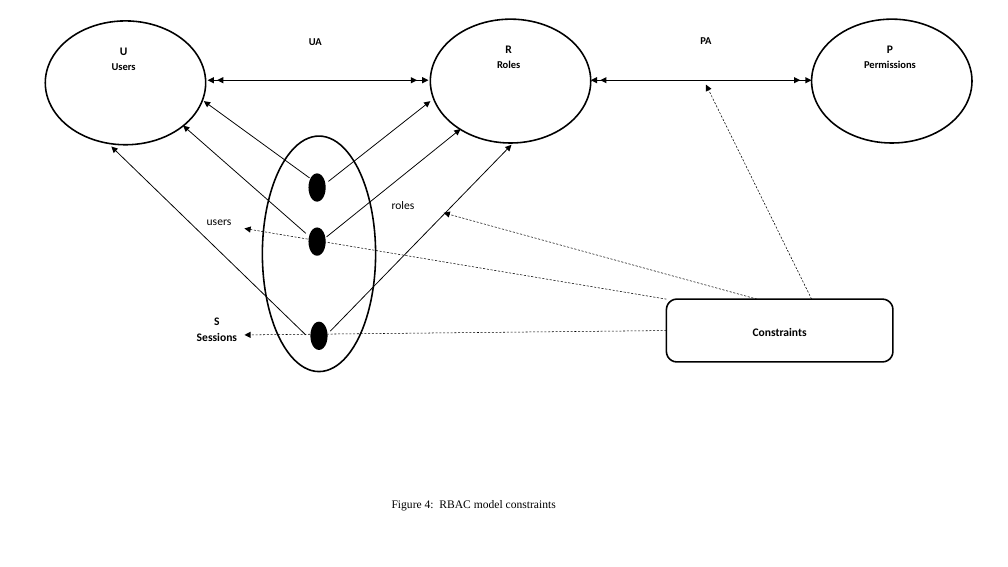
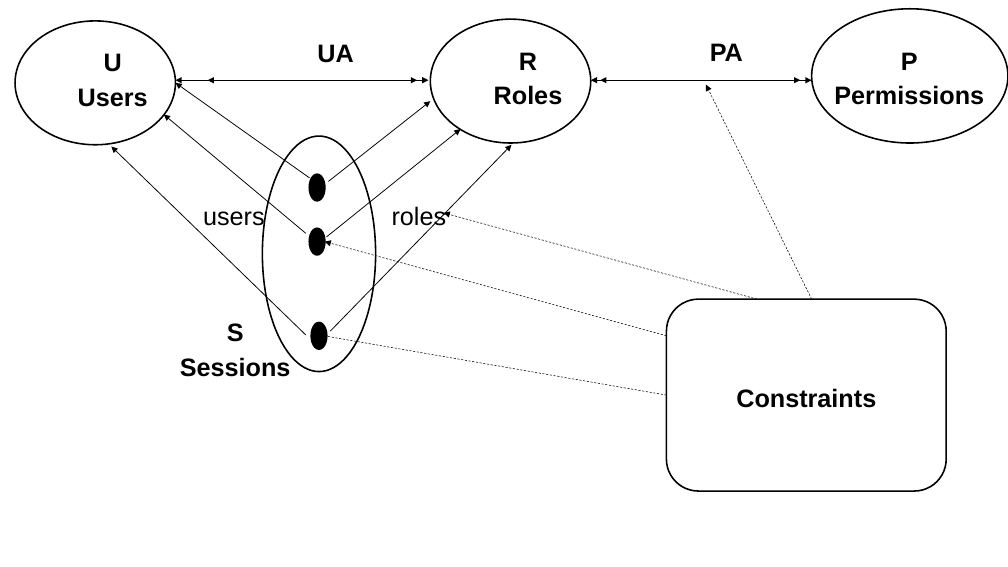
Before and after one commit to benjaminaziz/KAOS-B, a slide deck: slide 4 of Figures_Full Slides.pptx. Drawn at 1008x567 pixels with LibreOffice and Linux fonts; fonts in the diff are those of the drawing. Boxes give left, top, right and bottom in pixels: in the first picture for what was removed or moved away, otherwise in the second. Text is boxed around its words. In the diff, an @@ line names an element or a change of style, - is before the commit and + after.

```diff
--- a/Figures_Full Slides.pptx
+++ b/Figures_Full Slides.pptx
@@ ellipse: place and size @@
-ellipse at <box>45,21,206,145</box>
+ellipse at <box>15,21,175,145</box>
@@ text "UA" at <box>317,44,353,63</box>: size 10 to 24 pt, font Calibri to Arial @@
@@ text "PA" at <box>710,43,743,61</box>: size 10 to 24 pt, font Calibri to Arial @@
@@ ellipse: place and size @@
-ellipse at <box>812,19,972,143</box>
+ellipse at <box>812,9,1008,144</box>
@@ text "U": place and size @@
-text "U" at <box>112,47,136,70</box>
+text "U" at <box>78,53,148,107</box>
@@ text "U" at <box>78,53,148,107</box>: size 11 to 24 pt in "U"; font Calibri to Arial; size 10 to 24 pt in "Users" @@
@@ text "R" at <box>494,52,563,105</box>: size 11 to 24 pt in "R"; font Calibri to Arial; size 10 to 24 pt in "Roles" @@
@@ text "P" at <box>834,52,984,105</box>: size 11 to 24 pt in "P"; font Calibri to Arial, size 10 to 24 pt @@
@@ double arrow moved from (217, 80) - (417, 80) to (175, 80) - (417, 80) @@
@@ arrow moved from (309, 178) - (204, 101) to (309, 178) - (175, 83) @@
@@ arrow moved from (306, 234) - (183, 126) to (306, 234) - (164, 114) @@
@@ text "users": place and size @@
-text "users" at <box>207,219,232,225</box>
+text "users" at <box>203,211,265,231</box>
@@ arrow moved from (667, 299) - (244, 228) to (667, 336) - (324, 242) @@
@@ rounded rectangle "Constraints": place and size @@
-rounded rectangle "Constraints" at <box>667,299,894,362</box>
+rounded rectangle "Constraints" at <box>667,299,947,492</box>
@@ size 11 to 24 pt, font Calibri to Arial in 4 elements at <box>203,211,265,231</box>, <box>392,206,447,231</box>, <box>667,299,947,492</box>, <box>180,323,291,377</box> @@
@@ arrow moved from (667, 330) - (244, 335) to (667, 395) - (319, 335) @@
@@ text removed at <box>392,500,556,511</box> @@
-Figure 4: RBAC model constraints
```
Also in this commit, not shown: 6 other slides changed, 1 slide removed, 26 other files.
